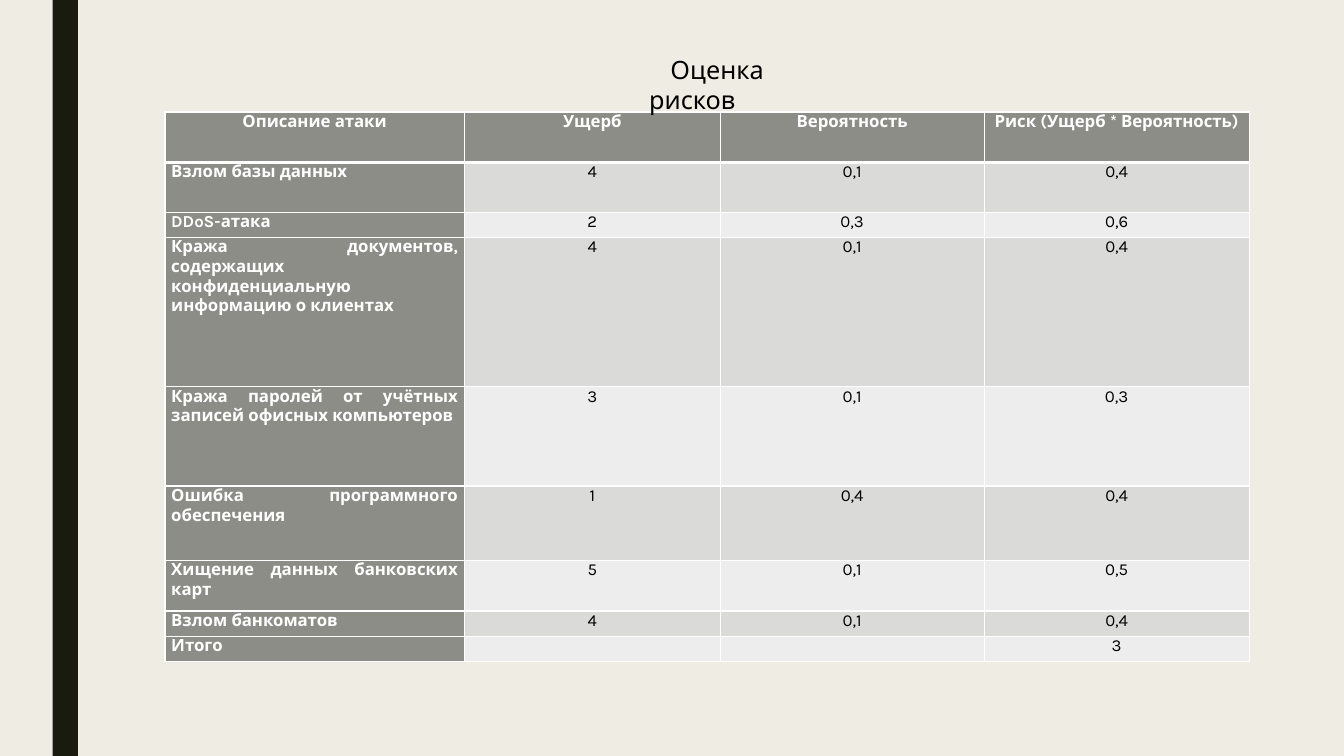
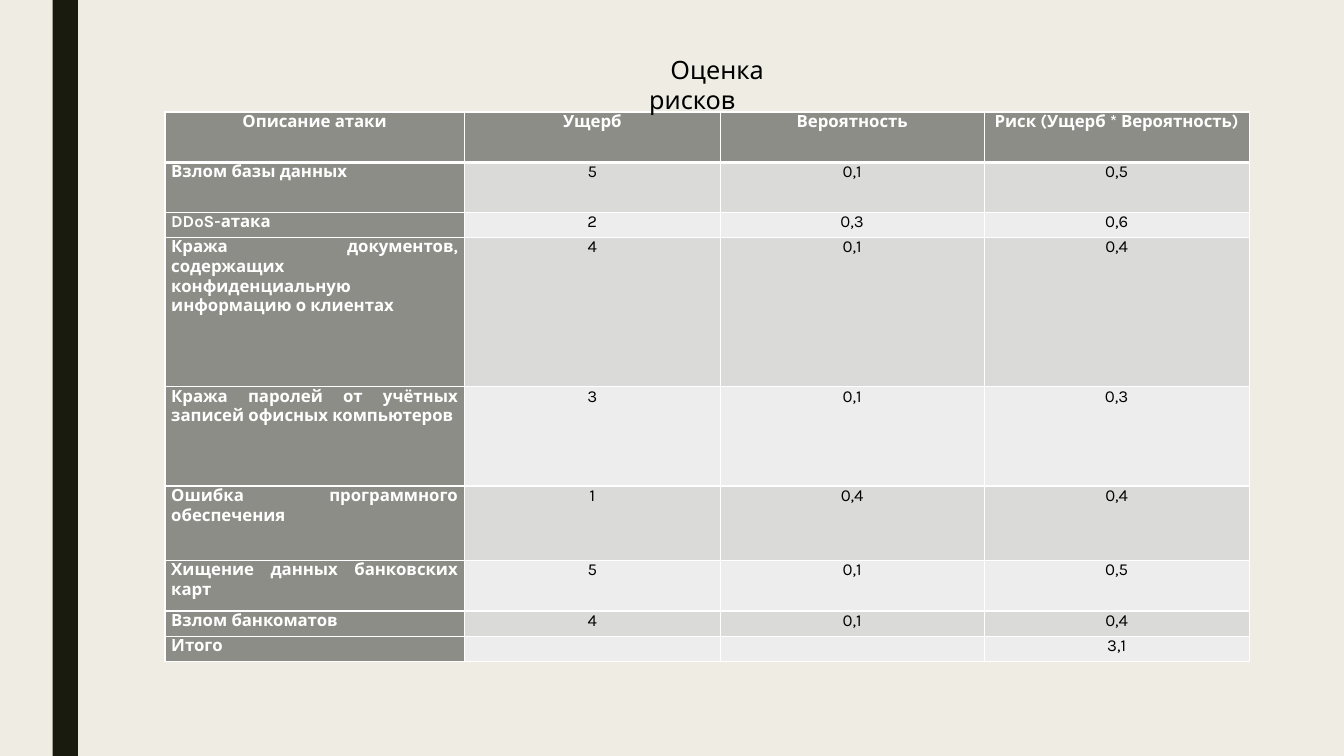
Before and after one commit to DragonFly-k/Crypt-6sem, a slide deck: slide 13 of 1/ЛР 1.pptx. Drawn at 1344x756 pixels with LibreOffice and Linux fonts; fonts in the diff are those of the drawing. Boxes give left, top, right and bottom in pixels: in the first picture for what was removed or moved away, otherwise in the second. Text is boxed around its words. In the diff, an @@ line names an element or a change of style, - is before the commit and + after.

```diff
--- a/1/ЛР 1.pptx
+++ b/1/ЛР 1.pptx
@@ table at <box>165,112,1250,661</box> @@
-row 2, column 2: 4
+row 2, column 2: 5
-row 2, column 4: 0,4
+row 2, column 4: 0,5
-row 9, column 4: 3
+row 9, column 4: 3,1
```
Also in this commit, not shown: 1 slide added, 1 slide removed, 11 other files.
